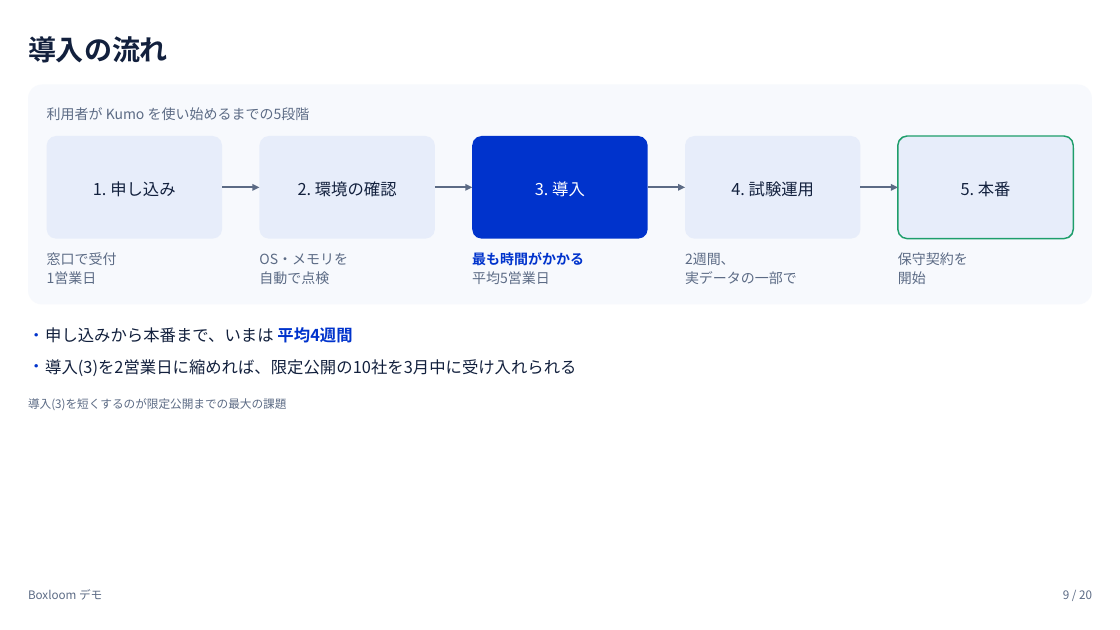
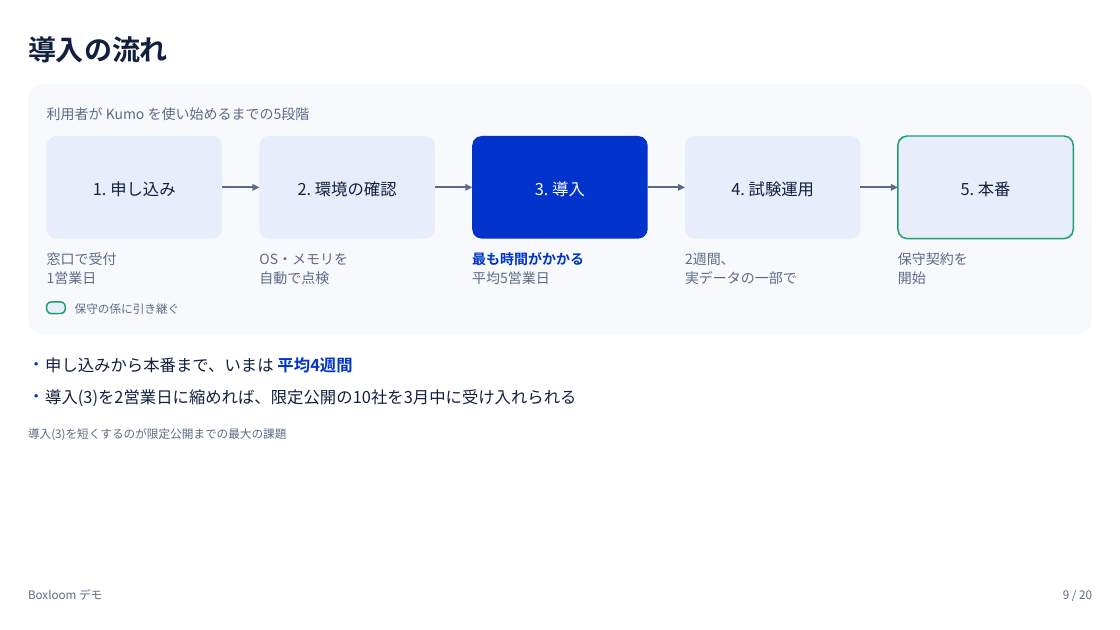
Before and after one commit to tjst-t/boxloom, a slide deck: slide 9 of boxloom/out/subsystems_showcase_light.pptx. Drawn at 1120x630 pixels with LibreOffice and Linux fonts; fonts in the diff are those of the drawing. Boxes give left, top, right and bottom in pixels: in the first picture for what was removed or moved away, otherwise in the second. Text is boxed around its words. In the diff, an @@ line names an element or a change of style, - is before the commit and + after.

```diff
--- a/boxloom/out/subsystems_showcase_light.pptx
+++ b/boxloom/out/subsystems_showcase_light.pptx
@@ rounded rectangle: place and size @@
-rounded rectangle at bbox=[28, 85, 1092, 305]
+rounded rectangle at bbox=[28, 85, 1092, 334]
@@ rounded rectangle at bbox=[28, 85, 1092, 334]: proportions changed @@
@@ rounded rectangle added at bbox=[47, 302, 66, 313], fill #E7EDFA, outline #1E9E6B 1.25 pt @@
@@ text added at bbox=[75, 303, 180, 314], 10 pt, text #5C6B85 @@
+保守の係に引き継ぐ
@@ 3 texts: place and size @@
-3 texts at bbox=[28, 327, 576, 410]
+3 texts at bbox=[28, 357, 576, 440]
```
Also in this commit, not shown: 4 other slides changed, 11 other files.
